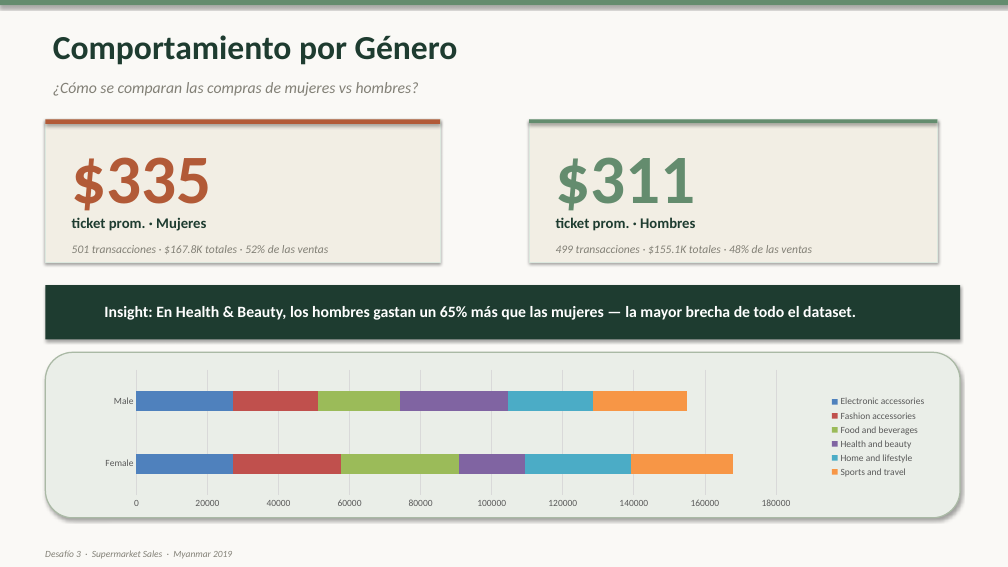
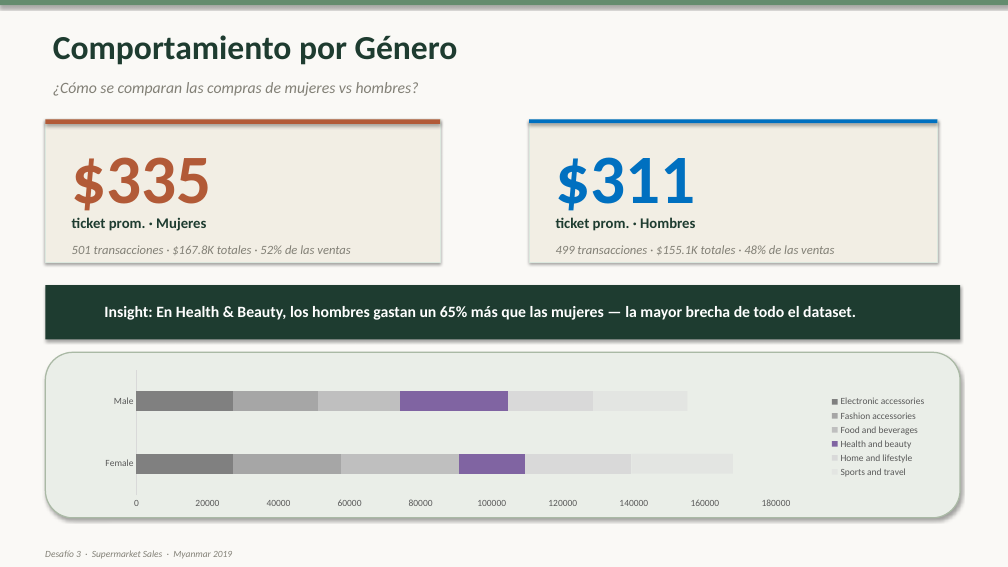
Before and after one commit to javierFernandezF/tallerStoryteling, a slide deck: slide 3 of Taller/Archivos notables/Desafio3_Presentacion_v3.pptx. Drawn at 1008x567 pixels with LibreOffice and Linux fonts; fonts in the diff are those of the drawing. Boxes give left, top, right and bottom in pixels: in the first picture for what was removed or moved away, otherwise in the second. Text is boxed around its words. In the diff, an @@ line names an element or a change of style, - is before the commit and + after.

```diff
--- a/Taller/Archivos notables/Desafio3_Presentacion_v3.pptx
+++ b/Taller/Archivos notables/Desafio3_Presentacion_v3.pptx
@@ rectangle at (529,119,938,123): fill #648C6E to #0070C0 @@
@@ text "$311" at (556,157,696,220): text colour #648C6E to #0070C0 @@
@@ text "501 transacciones · $167.8K totales ..." at (72,245,350,254): size 11 to 12 pt @@
@@ text "499 transacciones · $155.1K totales ..." at (556,245,834,255): size 11 to 12 pt @@
@@ bar stacked chart at (64,362,934,512) @@
@@ colour of Electronic accessories #4F81BD to #808080 @@
@@ colour of Fashion accessories #C0504D to #A6A6A6 @@
@@ colour of Food and beverages #9BBB59 to #BFBFBF @@
@@ colour of Home and lifestyle #4BACC6 to #D9D9D9 @@
@@ colour of Sports and travel #F79646 to #D9D9D9 at 40% opacity @@
@@ value axis changed @@
```
Also in this commit, not shown: 7 other slides changed, 2 other files.
